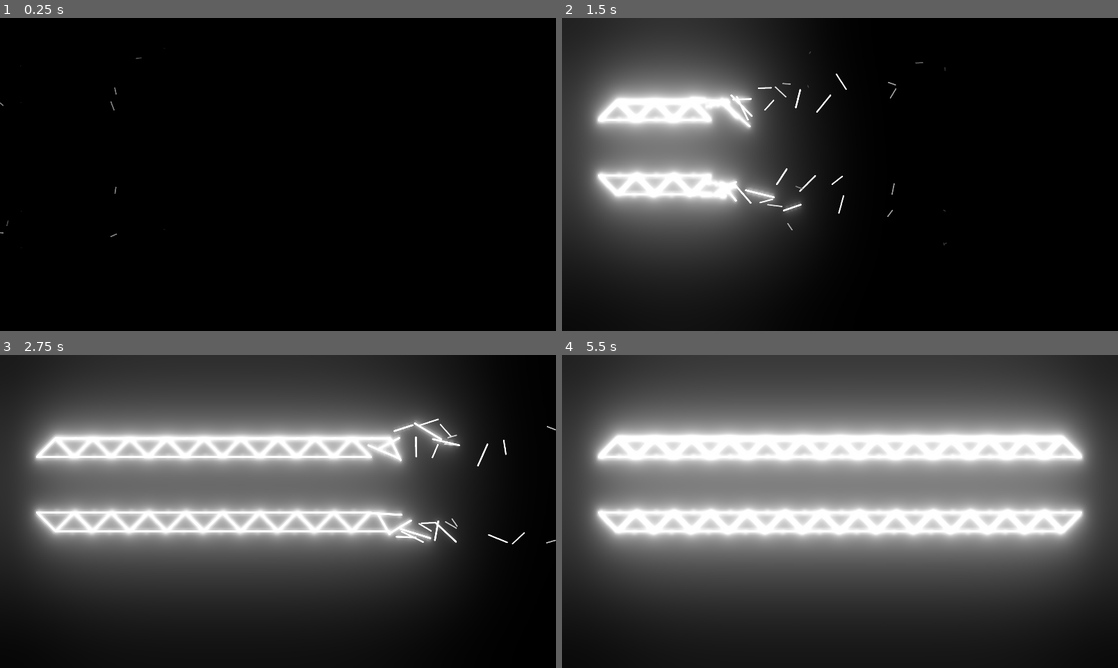
Above: before the commit, frames 1-4 (two rows, left to right).
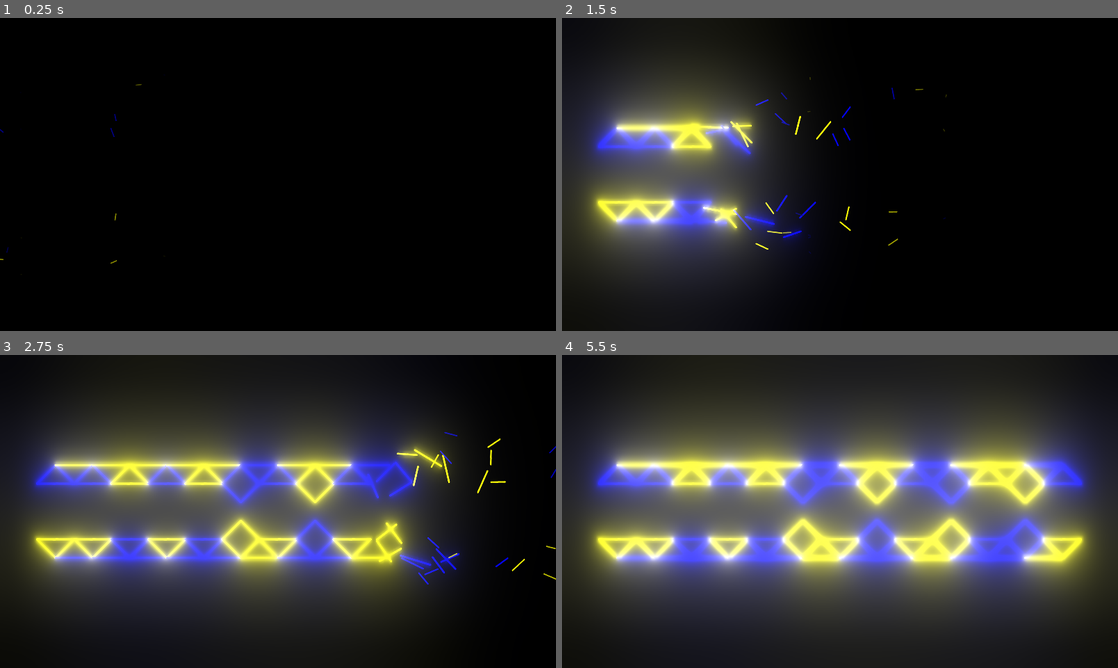
Above: after the commit, the same moments.

Repository: KOBUGE-Games/phaseshifter
Game: Godot game, scene res://game.tscn
The game is run twice, just before and just after one commit, with the same random seed, the same clock (stepped at 60 frames per second) and the same inputs.
Inputs:
- Up to frame 1 (0.25 s): no input
- Up to frame 2 (1.5 s): no input
- Up to frame 3 (2.75 s): no input
- Up to frame 4 (5.5 s): no input

The runs differ from the first frame. In frame 1, less than 0.1% of the frame differs, in the area x 0-26%, y 12-79%; in frame 2, 25%; in frame 3, 53%; in frame 4, 69%, in the area x 0-100%, y 0-76%.

Commit message:
add color switching

Diff:
--- a/game.tscn
+++ b/game.tscn
@@ -41,4 +41,5 @@
 anims/glow = SubResource( 2 )
 
 [node name="world_creator" parent="." instance=ExtResource( 2 )]
-position = Vector2( 192, 448 )
+position = Vector2( 192, 540 )
+difficulty = 80
--- /dev/null
+++ b/global.gd
@@ -0,0 +1,12 @@
+extends Node
+
+var full_color_palette = [Color(0,0,1),Color(1,1,0),Color(0,1,0),Color(1,0,0),Color(0,1,1),Color(1,0,1)]
+
+# Called when the node enters the scene tree for the first time.
+func _ready():
+	pass # Replace with function body.
+
+
+# Called every frame. 'delta' is the elapsed time since the previous frame.
+#func _process(delta):
+#	pass
--- a/obstacle/world_creator.gd
+++ b/obstacle/world_creator.gd
@@ -18,6 +18,12 @@
 var probability = 0
 export var difficulty = 10
 
+# color management
+export var color_amount = 2
+var color_palette: Array
+var current_color = [Color(1,1,1),Color(1,1,1)]
+export var neutrals_color_switch = true
+
 # Called when the node enters the scene tree for the first time.
 func _ready():
 	pass
@@ -29,9 +35,18 @@
 
 func start_level():
 	if timer.is_stopped():
-		obstacle_switch()
+		# reset colors for every new element pair
+		current_color = [Color(1,1,1),Color(1,1,1)]
+		color_palette = global.full_color_palette.duplicate()
+		# make first tiles be flat
+		if current_horizontal < 64*10:
+			obstacle_starter()
+		else:
+			obstacle_switch()
+
 		for x in range(2):
 			var new_obstacle = obstacle.instance()
+			new_obstacle.modulate = current_color[x]
 			new_obstacle.rotation_degrees = -x*180 # set different fade in direction for top / bottom
 			x = (x-0.5) * 2 # make value -1 and 1 to spawn top / bottom
 			new_obstacle.position = Vector2(current_horizontal,x*vertical_distance)
@@ -52,6 +67,28 @@
 		if probability < difficulty:
 			obstacle = obstacle1
 			previous_obstacle = 1
+			color_switch()
 		else:
 			obstacle = obstacle0
 		gap_obstacle = 1
+	if neutrals_color_switch and (obstacle == obstacle0 or obstacle == obstacle2):
+		color_switch()
+
+func obstacle_starter():
+	if gap_obstacle:
+		obstacle = obstacle2
+		gap_obstacle = 0
+	else:
+		obstacle = obstacle0
+		gap_obstacle = 1
+	if neutrals_color_switch:
+		color_switch()
+
+func color_switch():
+	var color_count = color_amount
+	for x in range(2):
+		var color_index = randi() % color_count # find a random color
+		current_color[x] = color_palette[color_index]
+		color_palette.remove(color_index) # remove color so it will not be selected twice
+		color_count -= 1
+	pass
--- a/project.godot
+++ b/project.godot
@@ -19,6 +19,10 @@
 run/main_scene="res://game.tscn"
 config/icon="res://icon.png"
 
+[autoload]
+
+global="*res://global.gd"
+
 [display]
 
 window/size/width=1920
